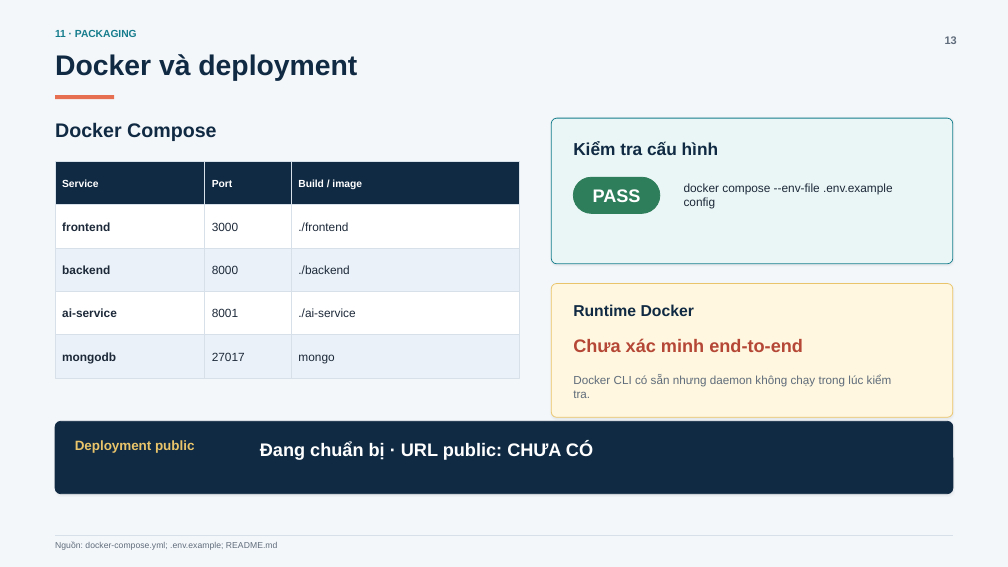
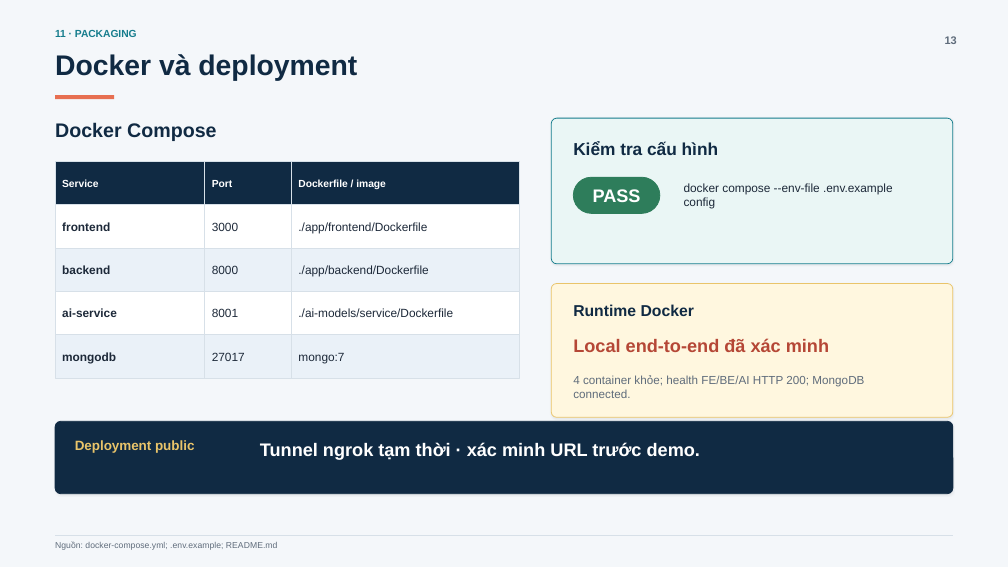
Before and after one commit to MinhNguyen0106/07_10123263_10123224_ddgnoc, a slide deck: slide 13 of docs/slide.pptx. Drawn at 1008x567 pixels with LibreOffice and Linux fonts; fonts in the diff are those of the drawing. Boxes give left, top, right and bottom in pixels: in the first picture for what was removed or moved away, otherwise in the second. Text is boxed around its words. In the diff, an @@ line names an element or a change of style, - is before the commit and + after.

```diff
--- a/docs/slide.pptx
+++ b/docs/slide.pptx
@@ text in rectangle at box(298, 179, 386, 189): text changed @@
-Build / image
+Dockerfile / image
@@ text in rectangle at box(298, 222, 427, 233): text changed @@
-./frontend
+./app/frontend/Dockerfile
@@ text in rectangle at box(298, 265, 428, 277): text changed @@
-./backend
+./app/backend/Dockerfile
@@ text in rectangle at box(298, 308, 453, 317): text changed @@
-./ai-service
+./ai-models/service/Dockerfile
@@ text in rectangle at box(298, 353, 344, 363): text changed @@
-mongo
+mongo:7
@@ text at box(573, 338, 829, 352): text changed @@
-Chưa xác minh end-to-end
+Local end-to-end đã xác minh
@@ text at box(573, 375, 864, 398): text changed @@
-Docker CLI có sẵn nhưng daemon không chạy trong lúc kiểm tra.
+4 container khỏe; health FE/BE/AI HTTP 200; MongoDB connected.
@@ text at box(260, 442, 700, 460): text changed @@
-Đang chuẩn bị · URL public: CHƯA CÓ
+Tunnel ngrok tạm thời · xác minh URL trước demo.
```
Also in this commit, not shown: 14 other slides changed, 7 other files.
